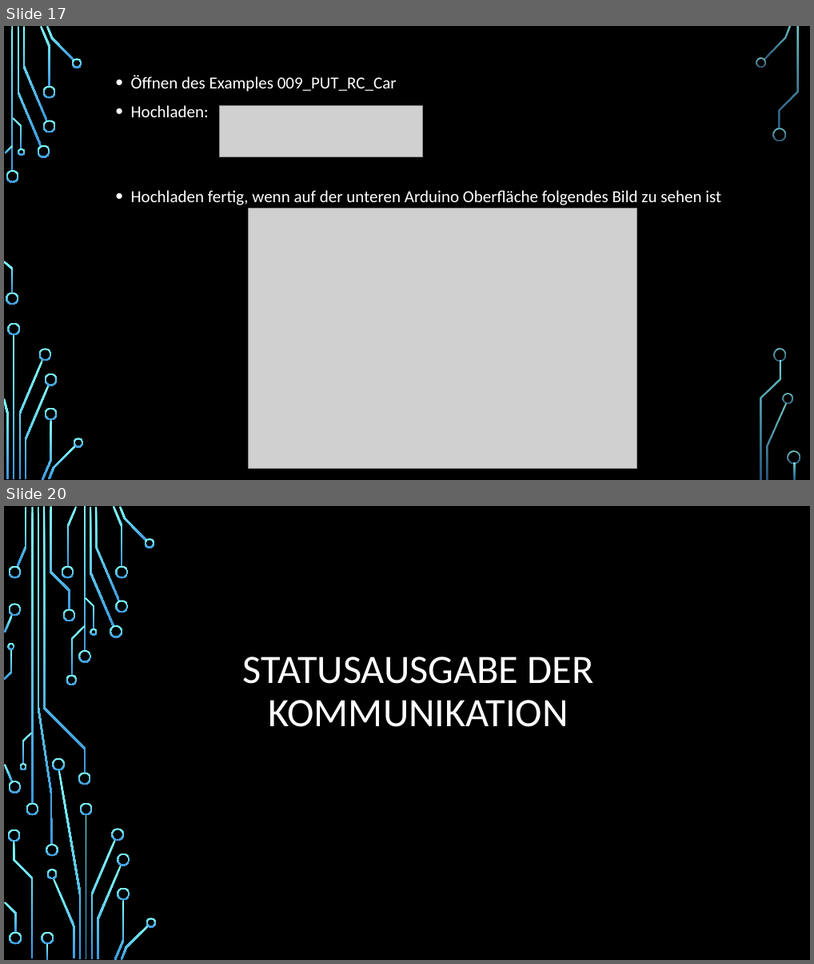
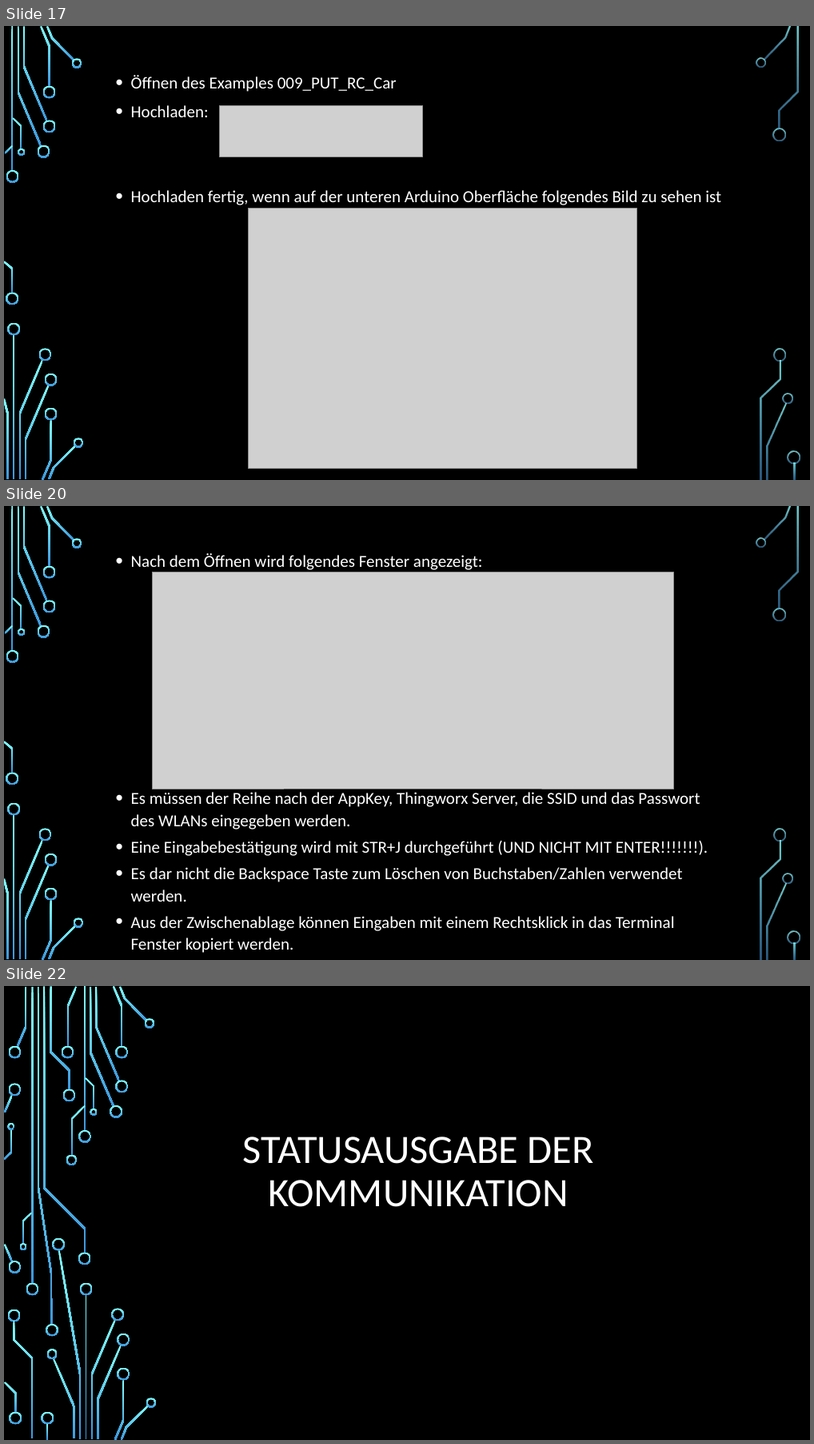
Before and after one commit to Snorp84/DigiPro_IOT_Arduino_Schulung, a slide deck: Praesentationen_Schulungen/Teil3/2010_IOT_Schulung_Teil3_Software_v1.pptx. Shown one above the other, each under a label of ours: slides 17 and 20 before the commit, slides 17, 20 and 22 after it; the slides between them are not shown. The pictures are 814x964 and 814x1444 pixels, drawn with LibreOffice and Linux fonts; fonts in the diff are those of the drawing; grey boxes stand for pictures; background and template pictures are left out. Boxes give left, top, right and bottom in pixels: in the first picture for what was removed or moved away, otherwise in the second. Text is boxed around its words. In the diff, an @@ line names an element or a change of style, - is before the commit and + after.

Commit message:
Update Software Präsentation Teil 3 - Echo und Einstellungsfenster
Genaue Beschreibung des Einstellungsfensters mit der seriellen Schnittstelle.
Erklärung der Echo Einstellung um die Eingabe in der seriellen Schnittstelle sehen zu können

```diff
--- a/Praesentationen_Schulungen/Teil3/2010_IOT_Schulung_Teil3_Software_v1.pptx
+++ b/Praesentationen_Schulungen/Teil3/2010_IOT_Schulung_Teil3_Software_v1.pptx
@@ slide 20 added at box(4, 506, 810, 960), background picture (left out); not listed: 36 template elements that a slide beside it also shows @@
@@ text added at box(131, 553, 708, 952), 20 pt, text #FFFFFF @@
+  • Nach dem Öffnen wird folgendes Fenster angezeigt:
+  • Es müssen der Reihe nach der AppKey, Thingworx Server, die SSID und das Passwort des WLANs eingegeben werden.
+  • Eine Eingabebestätigung wird mit STR+J durchgeführt (UND NICHT MIT ENTER!!!!!!!).
+  • Es dar nicht die Backspace Taste zum Löschen von Buchstaben/Zahlen verwendet werden.
+  • Aus der Zwischenablage können Eingaben mit einem Rechtsklick in das Terminal Fenster kopiert werden.
@@ picture added at box(152, 572, 674, 788) @@
@@ what was slide 20 is now slide 22 @@
```
Also in this commit, not shown: 2 slides changed, 1 other slide added, 1 other file.
